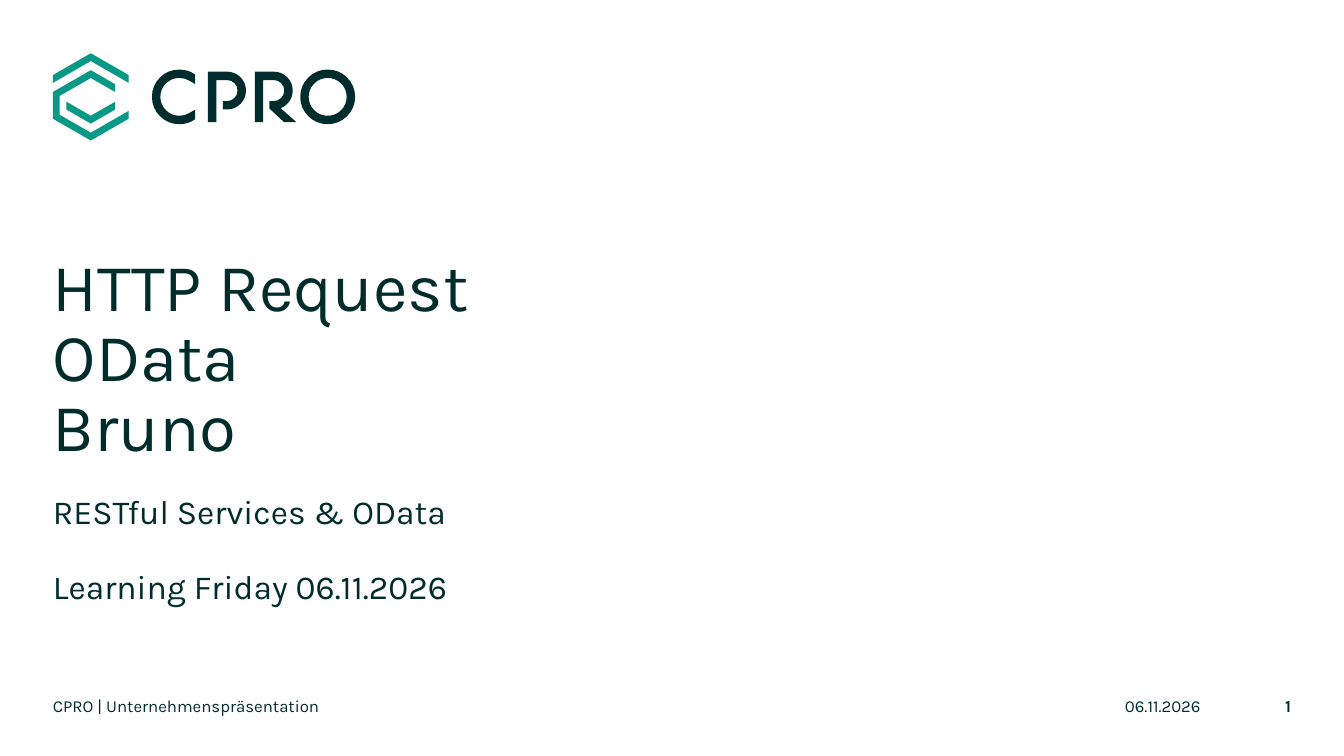
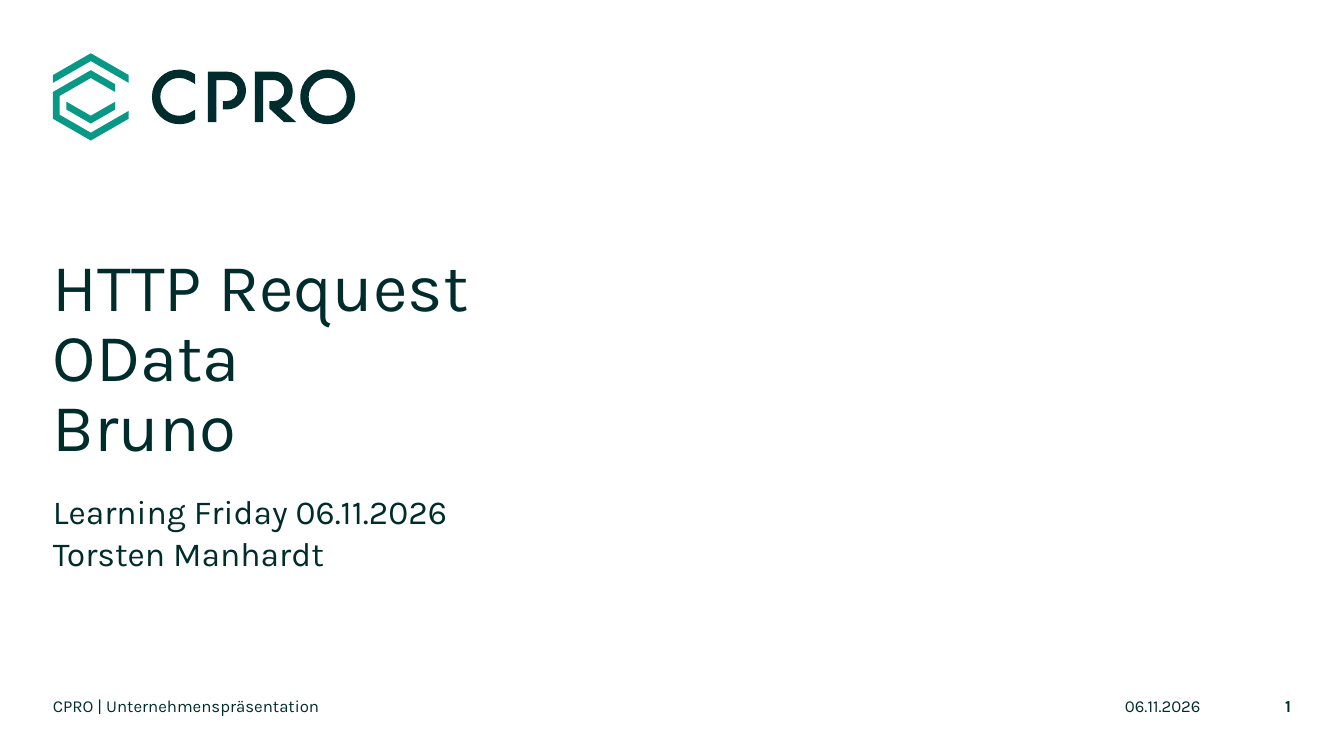
Before and after one commit to bi-tm/copilot, a slide deck: slide 1 of HTTP_Request_Bestandteile_Entwurf.pptx. Drawn at 1344x756 pixels with LibreOffice and Linux fonts; fonts in the diff are those of the drawing; background and template pictures are left out. Boxes give left, top, right and bottom in pixels: in the first picture for what was removed or moved away, otherwise in the second. Text is boxed around its words. In the diff, an @@ line names an element or a change of style, - is before the commit and + after.

```diff
--- a/HTTP_Request_Bestandteile_Entwurf.pptx
+++ b/HTTP_Request_Bestandteile_Entwurf.pptx
@@ subtitle at bbox=[53, 501, 447, 567]: text changed @@
-RESTful Services & OData
-Learning Friday 06.11.2026
+Learning Friday 06.11.2026
+Torsten Manhardt
```
Also in this commit, not shown: 4 other slides changed, 1 other file.
